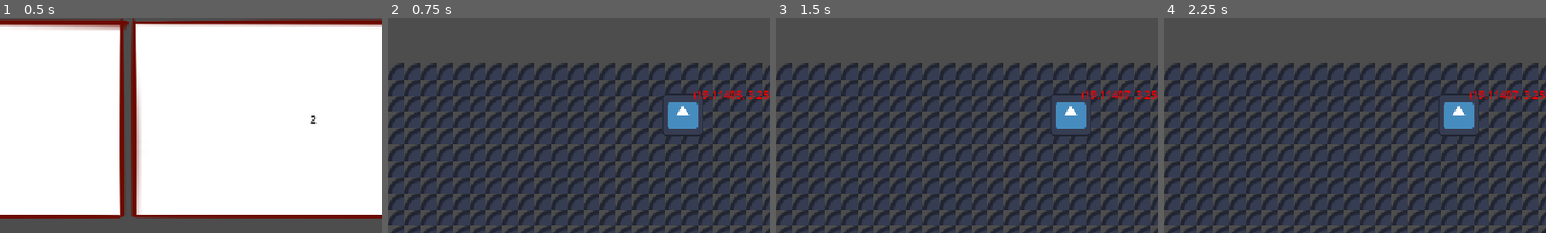
Above: before the commit, frames 1-4 (left to right).
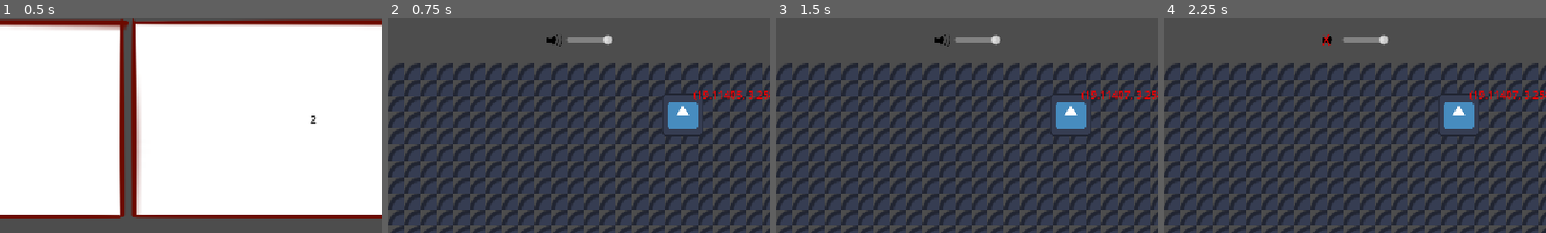
Above: after the commit, the same moments.

Repository: Wallted/ldjam-59
Game: Godot game, scene res://main.tscn
The game is run twice, just before and just after one commit, with the same random seed, the same clock (stepped at 60 frames per second) and the same inputs. The engine's default icon, where the game draws it, is replaced by a stand-in: a white triangle on a blue panel in a dark square.
Inputs (mouse positions are % of the whole screen's width and height, from its top left):
- Up to frame 1 (0.5 s): no input
- Up to frame 2 (0.75 s): click "1" at 0.5 s
- Up to frame 3 (1.5 s): click (70, 23) at 1.27 s
- Up to frame 4 (2.25 s): click (53, 5) at 2.02 s
The pictures show only the part of the screen within x 31-81%, y 0-50%; the shares and areas given below are measured in that part.

Frame 1 is identical in both runs. In frame 2, 0.4% of the frame differs, in the area x 41-59%, y 7-14%; in frame 3, 0.4%; in frame 4, 0.4%.

Commit message:
Add volume control (#28)

Diff:
--- a/game.tscn
+++ b/game.tscn
@@ -5,6 +5,7 @@
 [ext_resource type="PackedScene" uid="uid://dwp3igcc7lv7r" path="res://canvas.tscn" id="3_feb5d"]
 [ext_resource type="PackedScene" uid="uid://p5wnbaqonghd" path="res://play_button.tscn" id="4_7jktm"]
 [ext_resource type="PackedScene" uid="uid://rtb0cvf0pxp1" path="res://audio.tscn" id="4_fc0e3"]
+[ext_resource type="PackedScene" uid="uid://br7df35ubqh7p" path="res://volume_control.tscn" id="6_ryrav"]
 
 [node name="Game" type="Control" unique_id=1684369373]
 layout_mode = 3
@@ -52,5 +53,9 @@
 
 [node name="Audio" parent="." unique_id=245871639 instance=ExtResource("4_fc0e3")]
 
+[node name="VolumeControl" parent="." unique_id=711890124 instance=ExtResource("6_ryrav")]
+position = Vector2(595, 15)
+
 [connection signal="interaction" from="TargetFractal/PlayButton" to="." method="_on_play_button" binds= [false]]
 [connection signal="interaction" from="CurrentFractal/PlayButton" to="." method="_on_play_button" binds= [true]]
+[connection signal="volume_slider_change" from="VolumeControl" to="Audio" method="_on_volume_slider_change"]
--- /dev/null
+++ b/volume_control.gd
@@ -0,0 +1,31 @@
+class_name VolumeControl
+extends Node2D
+
+const SPEAKER = preload("uid://bnlebu6wxjql")
+const SPEAKER_MUTED = preload("uid://c3oltv0swl6gp")
+@onready var mute_button: TextureButton = $MuteButton
+@onready var volume_slider: HSlider = $VolumeSlider
+
+var is_muted: bool = false;
+var volume: int = 100;
+
+signal volume_slider_change(value)
+
+func _ready() -> void:
+	self.mute_button.pressed.connect(toggle_mute)
+	self.volume_slider.value = volume
+	self.volume_slider.value_changed.connect(set_volume.bind())
+
+
+func toggle_mute():
+	self.is_muted = !self.is_muted
+	AudioServer.set_bus_mute(AudioServer.get_bus_index("Master"), self.is_muted)
+	if self.is_muted:
+		self.mute_button.texture_normal = SPEAKER_MUTED
+	else:
+		self.mute_button.texture_normal = SPEAKER
+
+
+func set_volume(value: int) -> void:
+	self.volume = value
+	AudioServer.set_bus_volume_db(AudioServer.get_bus_index("Master"), linear_to_db(value/100.0))
--- /dev/null
+++ b/volume_control.tscn
@@ -0,0 +1,20 @@
+[gd_scene format=3 uid="uid://br7df35ubqh7p"]
+
+[ext_resource type="Script" uid="uid://dakb5vyt6a7g8" path="res://volume_control.gd" id="1_lv6wy"]
+[ext_resource type="Texture2D" uid="uid://bnlebu6wxjql" path="res://assets/speaker.png" id="2_dfm0f"]
+
+[node name="VolumeControl" type="Node2D" unique_id=711890124]
+script = ExtResource("1_lv6wy")
+
+[node name="MuteButton" type="TextureButton" parent="." unique_id=1140061242]
+offset_right = 36.0
+offset_bottom = 36.0
+texture_normal = ExtResource("2_dfm0f")
+ignore_texture_size = true
+stretch_mode = 0
+
+[node name="VolumeSlider" type="HSlider" parent="." unique_id=394334118]
+offset_left = 36.0
+offset_top = 6.0
+offset_right = 106.3125
+offset_bottom = 31.0
Binary file added: assets/speaker.png
Not shown, added: assets/speaker.png.import
Binary file added: assets/speaker_muted.png
Not shown, added: assets/speaker_muted.png.import
Not shown, added: volume_control.gd.uid
